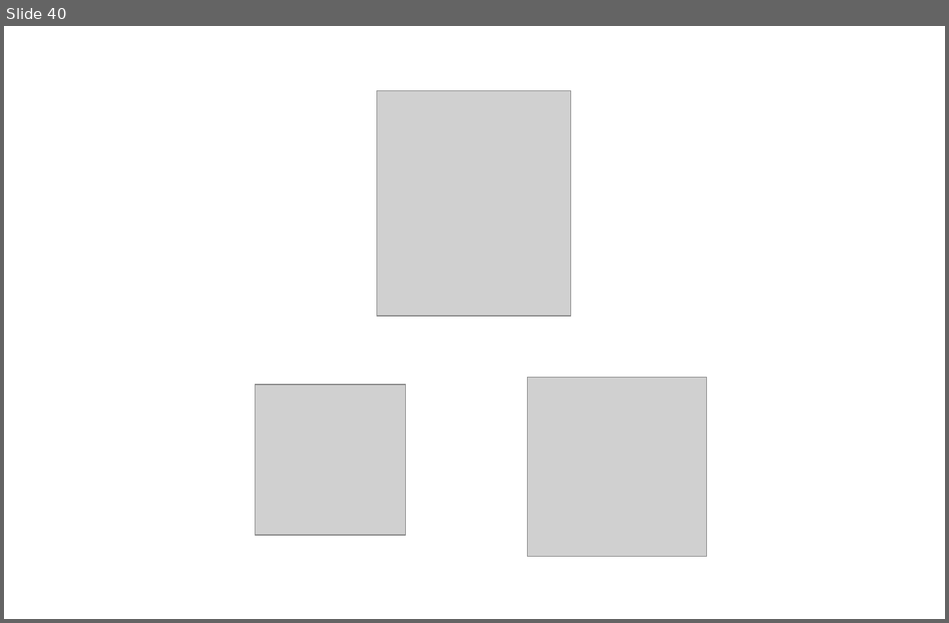
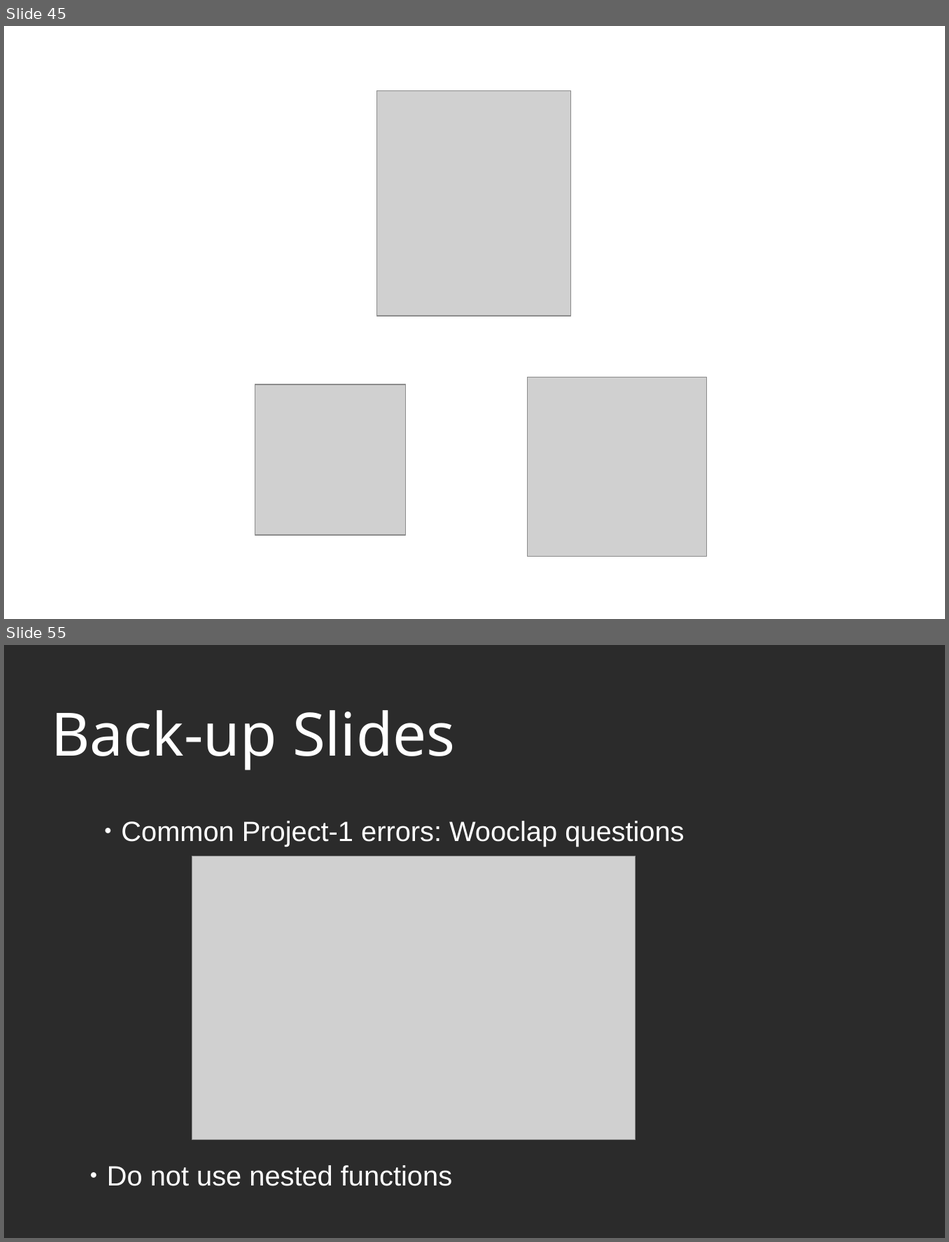
Before and after one commit to PabloMosUU/UssPython, a slide deck: LectureNotes/Module11/11 Accessing Remote Resources presentation.odp. Shown one above the other, each under a label of ours: slide 40 before the commit, slides 45 and 55 after it; the slides between them are not shown. The pictures are 949x623 and 949x1242 pixels, drawn with LibreOffice and Linux fonts; fonts in the diff are those of the drawing; grey boxes stand for pictures; background and template pictures are left out; a plain dark background stands for a picture behind light text. Boxes give left, top, right and bottom in pixels: in the first picture for what was removed or moved away, otherwise in the second. Text is boxed around its words. In the diff, an @@ line names an element or a change of style, - is before the commit and + after.

```diff
--- a/LectureNotes/Module11/11 Accessing Remote Resources presentation.odp
+++ b/LectureNotes/Module11/11 Accessing Remote Resources presentation.odp
@@ slide 55 added at [4, 645, 945, 1238], background picture (left out) @@
@@ title added at [51, 710, 455, 770], 60 pt, text #FFFFFF @@
+Back-up Slides
@@ text added at [121, 821, 684, 846], 28 pt, text #FFFFFF @@
+● Common Project-1 errors: Wooclap questions
@@ picture added at [192, 856, 635, 1140] @@
@@ text added at [107, 1165, 452, 1186], 28 pt, text #FFFFFF @@
+● Do not use nested functions
@@ what was slide 40 is now slide 45 @@
```
Also in this commit, not shown: 4 slides changed, 23 other slides added, 10 slides removed, 17 other files.
